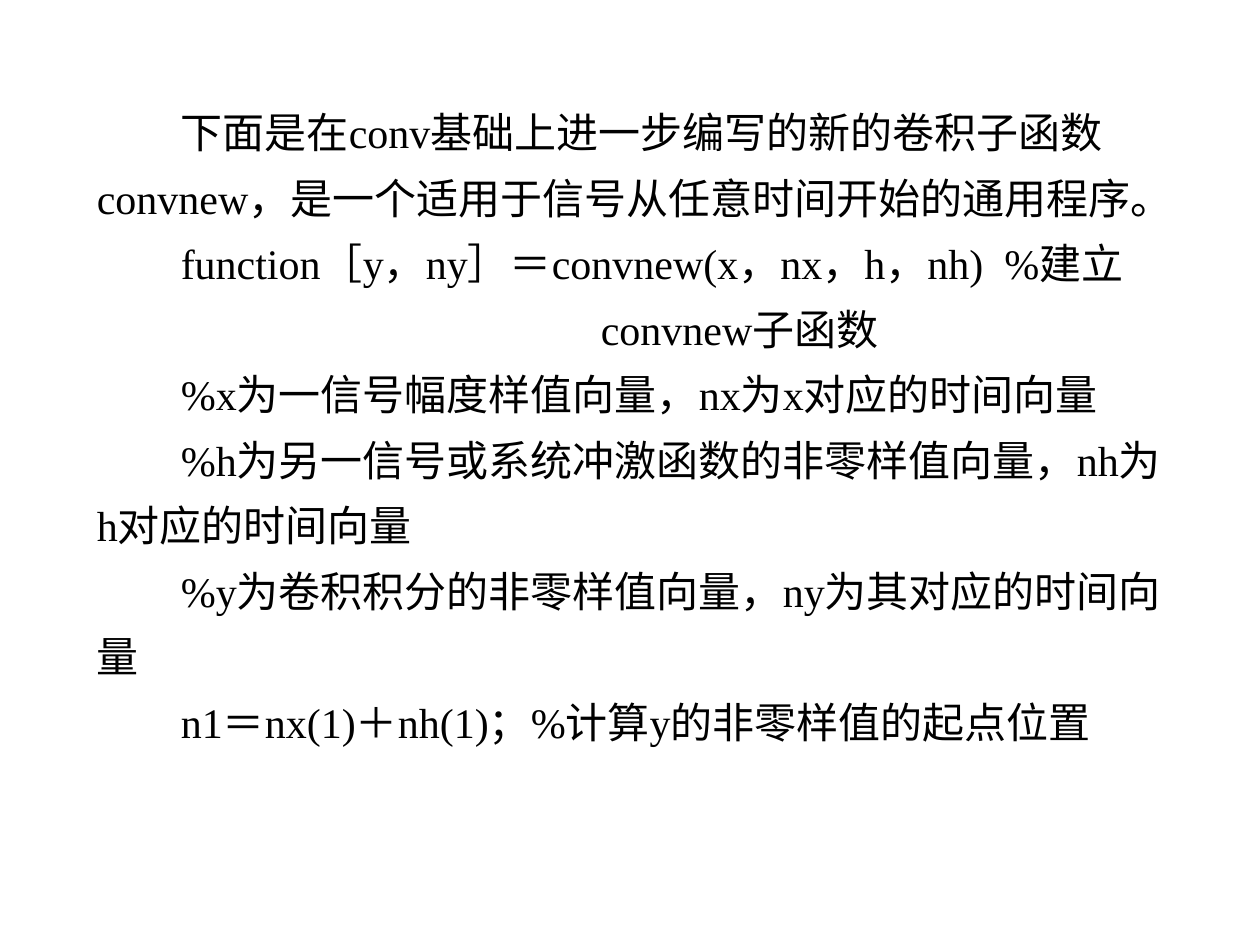
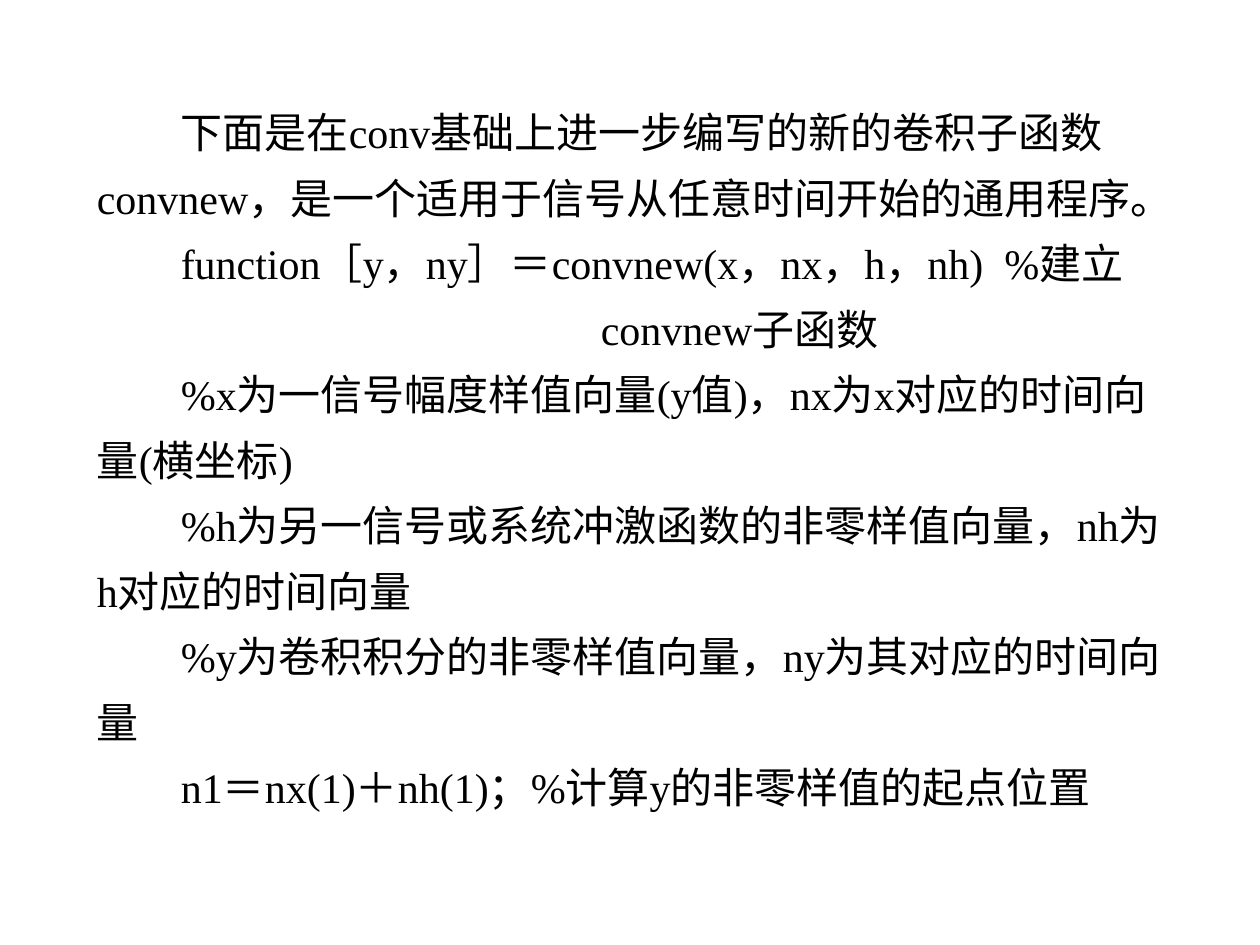
Before and after one commit to zhengxq27/Junoir_study_last, a slide deck: slide 42 of 数字信号处理/课件/Matlab 3 离散序列的基本运算.ppt. Drawn at 1260x945 pixels with LibreOffice and Linux fonts; fonts in the diff are those of the drawing. Boxes give left, top, right and bottom in pixels: in the first picture for what was removed or moved away, otherwise in the second. Text is boxed around its words. In the diff, an @@ line names an element or a change of style, - is before the commit and + after.

Commit message:
add

```diff
--- a/数字信号处理/课件/Matlab 3 离散序列的基本运算.ppt
+++ b/数字信号处理/课件/Matlab 3 离散序列的基本运算.ppt
@@ title at bbox=[97, 112, 1173, 812]: text changed @@
-下面是在conv基础上进一步编写的新的卷积子函数convnew，是一个适用于信号从任意时间开始的通用程序。
-function［y，ny］＝convnew(x，nx，h，nh) %建立 convnew子函数
-%x为一信号幅度样值向量，nx为x对应的时间向量
-%h为另一信号或系统冲激函数的非零样值向量，nh为h对应的时间向量
-%y为卷积积分的非零样值向量，ny为其对应的时间向量
-n1＝nx(1)＋nh(1)；%计算y的非零样值的起点位置
+下面是在conv基础上进一步编写的新的卷积子函数convnew，是一个适用于信号从任意时间开始的通用程序。
+function［y，ny］＝convnew(x，nx，h，nh) %建立 convnew子函数
+%x为一信号幅度样值向量(y值)，nx为x对应的时间向量(横坐标)
+%h为另一信号或系统冲激函数的非零样值向量，nh为h对应的时间向量
+%y为卷积积分的非零样值向量，ny为其对应的时间向量
+n1＝nx(1)＋nh(1)；%计算y的非零样值的起点位置
```
Also in this commit, not shown: 1 other slide changed.
